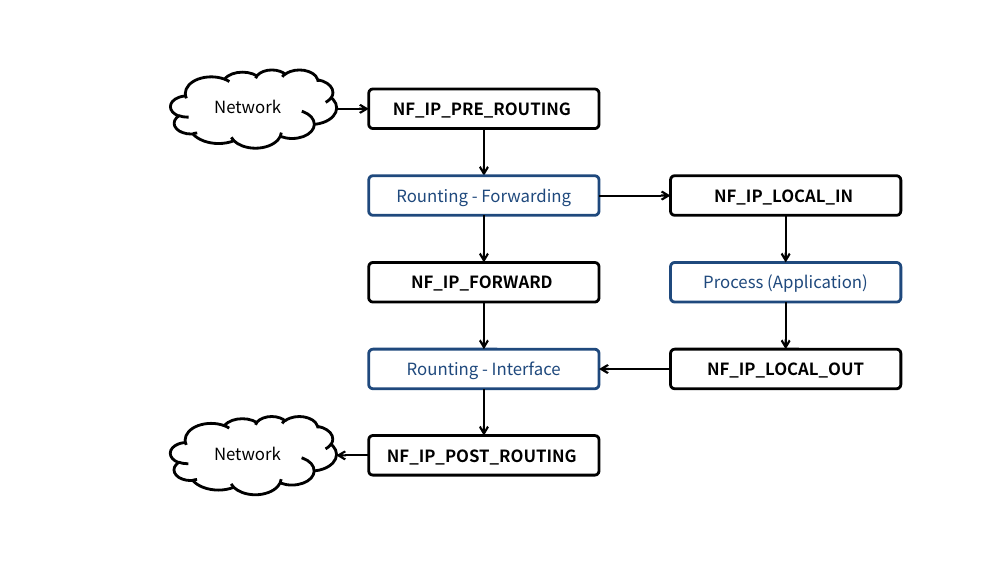
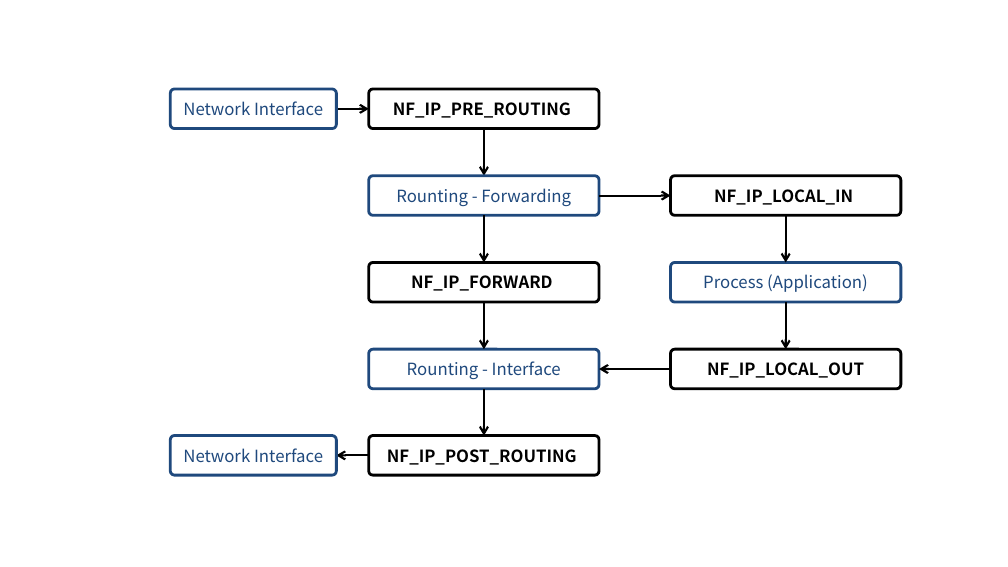
Before and after one commit to ssup2/blog-old, a slide deck: slide 1 of images/theory_analysis/Linux_Netfilter_iptables/Linux_netfilter_iptables.pptx. Drawn at 1008x567 pixels with LibreOffice and Linux fonts; fonts in the diff are those of the drawing. Boxes give left, top, right and bottom in pixels: in the first picture for what was removed or moved away, otherwise in the second. Text is boxed around its words. In the diff, an @@ line names an element or a change of style, - is before the commit and + after.

```diff
--- a/images/theory_analysis/Linux_Netfilter_iptables/Linux_netfilter_iptables.pptx
+++ b/images/theory_analysis/Linux_Netfilter_iptables/Linux_netfilter_iptables.pptx
@@ rounded rectangle "Network Interface" at [170,89,337,128]: cloud to rounded rectangle; outline #000000 2 pt to #1F497D 2 pt @@
@@ rounded rectangle "Network Interface": place and size @@
-rounded rectangle "Network Interface" at [170,70,337,148]
+rounded rectangle "Network Interface" at [170,89,337,128]
@@ text in rounded rectangle at [183,101,323,115]: text changed; text colour #000000 to #1F497D @@
-Network
+Network Interface
@@ rounded rectangle "Network Interface": place and size @@
-rounded rectangle "Network Interface" at [170,416,337,495]
+rounded rectangle "Network Interface" at [170,435,337,475]
@@ rounded rectangle "Network Interface" at [170,435,337,475]: cloud to rounded rectangle; outline #000000 2 pt to #1F497D 2 pt @@
@@ text in rounded rectangle at [183,448,323,462]: text changed; text colour #000000 to #1F497D @@
-Network
+Network Interface
```
Also in this commit, not shown: 1 other slide changed, 7 other files.
